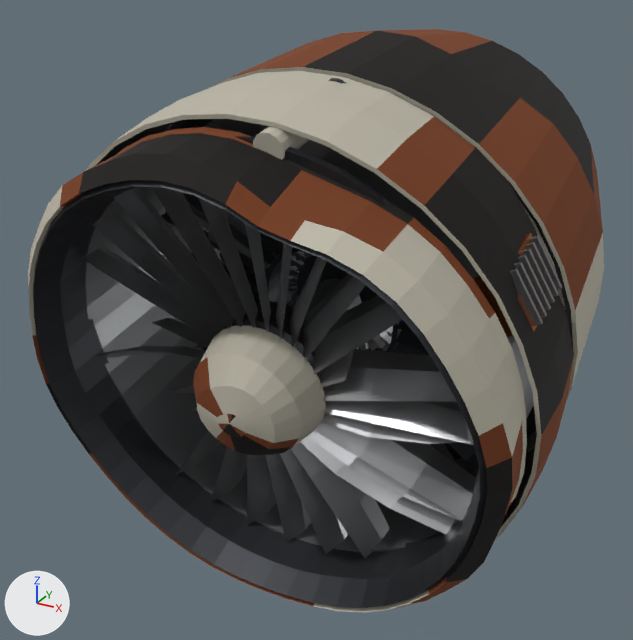
Before and after pictures for a commit that changed the glTF model public/models/machines/turbofan.glb.
Before and after are seen from a 50 mm camera at (1.41, -3.18, 1.98) aimed at (-0.24, -0.19, 0.49). The axes (+X, +Y, +Z) are drawn at lower left. The lights are the same throughout. The picture after the commit comes second. Vertices at exactly the same position are counted once.

Names of what the first picture shows: 'Mod_compressor', 'Mod_corecowl_b', 'Mod_fan', 'Mod_fancowl_b', 'Mod_inlet', 'Mod_oilcooler', 'Mod_reverser_b', 'Mod_spinner', 'Mod_tank', 'Shell' and 4 more.
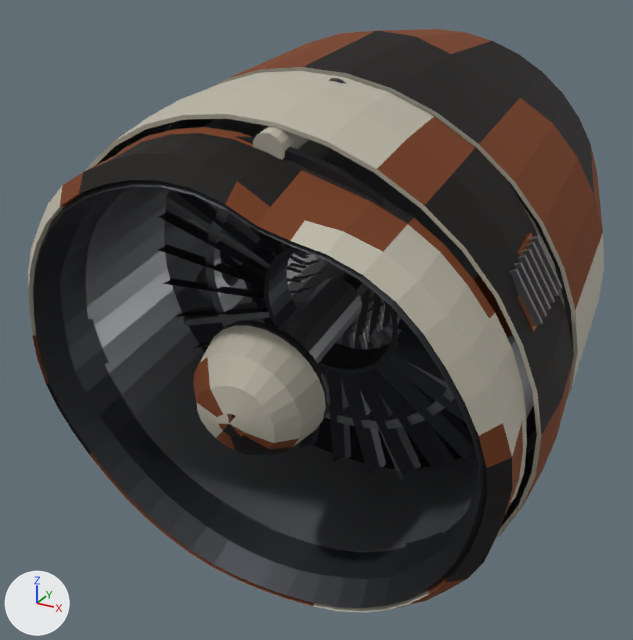
Location of each change, (x1, y1, x2, y2) in pixels of the pictures (633 x 640 px; the box of a moved part takes in the faces that stretch with it):
'Mod_fan', reshaped (mostly hidden afterwards)
    before: (82, 187, 477, 558)
    after: (222, 321, 330, 424)
'Mod_compressor', reshaped (7% wider, 8% taller)
    before: (288, 251, 393, 351)
    after: (281, 242, 393, 350)
part 1 of me_mod_fan, deleted
    before: (82, 187, 477, 558)
part 2 of me_mod_fan, moved or reshaped
    before: (223, 302, 473, 534)
    after: (222, 321, 330, 424)
part 3 of me_mod_compressor, moved or reshaped (not visible before)
    after: (293, 252, 309, 259)
part 4 of me_mod_compressor, moved or reshaped (not visible before)
    after: (290, 263, 308, 269)
part 5 of me_mod_compressor, moved or reshaped
    before: (289, 273, 298, 276)
    after: (292, 276, 311, 279)
part 6 of me_mod_compressor, moved or reshaped
    before: (289, 284, 297, 287)
    after: (299, 287, 315, 290)
part 7 of me_mod_compressor, moved or reshaped (not visible before)
    after: (362, 325, 369, 343)
part 8 of me_mod_compressor, moved or reshaped (not visible before)
    after: (372, 326, 382, 345)
part 9 of me_mod_compressor, moved or reshaped (not visible before)
    after: (383, 324, 392, 342)
part 10 of me_mod_compressor, rebuilt
    before: (297, 254, 378, 303)
    after: (281, 242, 391, 350)
part 11 of me_mod_compressor, deleted (mostly hidden)
    before: (288, 251, 393, 351)
part 12 of me_mod_compressor, cut back
    after: (287, 251, 393, 349)
'Shell', unchanged, uncovered by the edit
    both: (84, 119, 536, 552)
'Mod_corecowl_a', unchanged, uncovered by the edit
    before: (166, 221, 462, 460)
    after: (164, 200, 469, 469)

Patch to the scene script:
```diff
--- a/public/models/machines/turbofan.glb.py
+++ b/public/models/machines/turbofan.glb.py
@@ me_mod_fan @@
-me_mod_fan.from_pydata(...)  # 594 vertices, 1072 faces; spans x -0.78..0.83, y -1.14..-0.68, z -0.16..1.41
+me_mod_fan.from_pydata(...)  # 174 vertices, 340 faces; spans x -0.23..0.23, y -1.03..-0.86, z 0.39..0.84
+# me_mod_fan part 1: 26 loose pieces with 416 vertices, spanning x -0.78..0.79, y -1.14..-0.68, z -0.16..1.41, are deleted
+# me_mod_fan part 2
+# 57 vertices are removed from x -0.23..0.83, y -0.98..-0.77, z 0.15..0.86
+# 176 faces are deleted
+# 25 vertices are added at x -0.23..0.23, y -1.02..-0.92, z 0.39..0.84
+# 120 new faces join them, mat_dark (dark grey #3d3f43)
+# other edits to the shape of me_mod_fan do not show in these pictures
 me_mod_fan.materials.append(mat_dark)
 me_mod_fan.materials.append(mat_steel)
-me_mod_fan.materials.append(mat_blade)  # grey #a3a4a6
@@ me_mod_compressor @@
-me_mod_compressor.from_pydata(...)  # 3882 vertices, 6808 faces; spans x -0.302..0.302, y -0.469..0.129, z 0.43..1.088
-me_mod_compressor.materials.append(mat_dark)  # dark grey #3d3f43
-me_mod_compressor.materials.append(mat_blade)  # grey #a3a4a6
+me_mod_compressor.from_pydata(...)  # 3504 vertices, 6168 faces; spans x -0.317..0.317, y -0.494..0.126, z 0.41..1.107
+# me_mod_compressor part 3: the loose piece of 16 vertices spanning x -0.284..-0.178, y -0.36..-0.314, z 0.795..0.841 is multiplied about its middle by the matrix ((0.795, 0.042, -0.058), (-0.05, 0.788, -0.117), (0.051, 0.12, 0.787)), then moved by (-0.028, 0.036, -0.005), in mat_steel (grey #8d8f91)
+# me_mod_compressor part 4: the loose piece of 16 vertices spanning x -0.296..-0.188, y -0.35..-0.307, z 0.761..0.788 is multiplied about its middle by the matrix ((0.794, 0.02, -0.08), (-0.033, 0.788, -0.122), (0.076, 0.124, 0.785)), then moved by (-0.026, 0.039, -0.016), in mat_steel (grey #8d8f91)
+# me_mod_compressor part 5: the loose piece of 16 vertices spanning x -0.297..-0.19, y -0.343..-0.3, z 0.723..0.74 is multiplied about its middle by the matrix ((0.791, -0.001, -0.103), (-0.015, 0.788, -0.122), (0.102, 0.123, 0.782)), then moved by (-0.02, 0.041, -0.027), in mat_steel (grey #8d8f91)
+# me_mod_compressor part 6: the loose piece of 16 vertices spanning x -0.291..-0.184, y -0.336..-0.292, z 0.67..0.706 is multiplied about its middle by the matrix ((0.788, -0.022, -0.125), (0.003, 0.789, -0.119), (0.127, 0.117, 0.779)), then moved by (-0.011, 0.043, -0.036), in mat_steel (grey #8d8f91)
+# me_mod_compressor part 7: the loose piece of 16 vertices spanning x 0.016..0.048, y -0.305..-0.248, z 0.449..0.562 is multiplied about its middle by the matrix ((0.787, -0.132, 0.028), (0.131, 0.787, 0.015), (-0.03, -0.011, 0.797)), then moved by (-0.015, 0.039, -0.018), in mat_steel (grey #8d8f91)
+# me_mod_compressor part 8: the loose piece of 16 vertices spanning x 0.05..0.101, y -0.306..-0.251, z 0.461..0.572 is multiplied about its middle by the matrix ((0.788, -0.123, 0.008), (0.122, 0.788, 0.038), (-0.014, -0.036, 0.797)), then moved by (-0.004, 0.039, -0.019), in mat_steel (grey #8d8f91)
+# me_mod_compressor part 9: the loose piece of 16 vertices spanning x 0.084..0.151, y -0.309..-0.255, z 0.482..0.588 is multiplied about its middle by the matrix ((0.79, -0.109, -0.01), (0.11, 0.788, 0.059), (0.002, -0.06, 0.796)), then moved by (0.007, 0.039, -0.016), in mat_steel (grey #8d8f91)
+# me_mod_compressor part 10: the loose piece of 74 vertices spanning x -0.253..0.253, y -0.469..0.129, z 0.534..1.072 is rebuilt with 144 vertices and now spans x -0.317..0.317, y -0.494..0.126, z 0.41..1.104, in mat_steel (grey #8d8f91)
+# me_mod_compressor part 11: 193 loose pieces with 3088 vertices, spanning x -0.302..0.302, y -0.469..0.092, z 0.43..1.088, are deleted
+# me_mod_compressor part 12: 304 vertices removed from x 0.001..0.286, y -0.462..0.024, z 0.493..0.995; 2944 vertices added at x -0.314..0.314, y -0.434..0.125, z 0.425..1.107
+# other edits to the shape of me_mod_compressor do not show in these pictures
+me_mod_compressor.materials.append(mat_steel)  # grey #8d8f91
```
